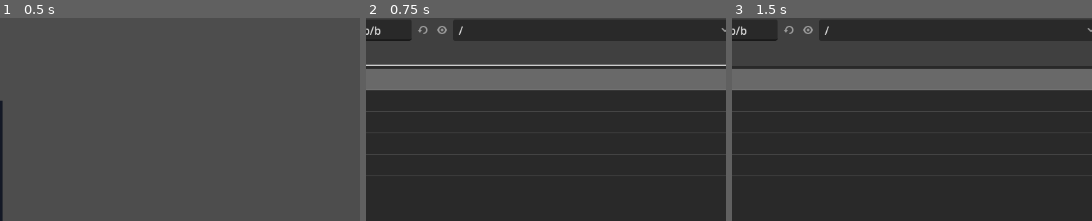
Above: before the commit, frames 1-3 (left to right).
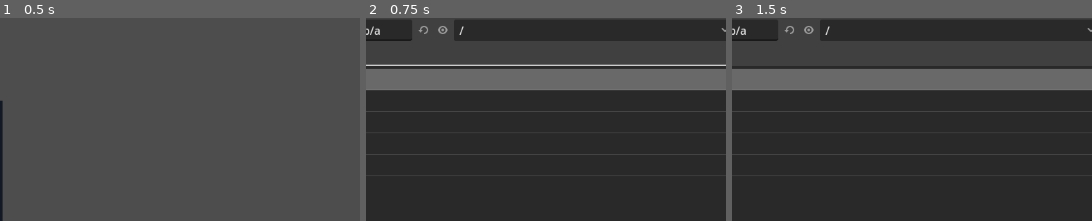
Above: after the commit, the same moments.

Repository: Ambiguous-Interactive/fortress-rollback-godot
Game: Godot game, scene res://examples/online/replay.tscn
Two runs of this game, one before a commit and one after it. Both use one fixed random seed, a clock stepped at 60 frames per second and the inputs below. The project has no main scene, so this scene is started directly.
Inputs (mouse positions are % of the whole screen's width and height, from its top left):
- Up to frame 1 (0.5 s): no input
- Up to frame 2 (0.75 s): click "Open replay" at 0.5 s
- Up to frame 3 (1.5 s): click (38, 85) at 1.27 s; type "12" at 1.35 s
The pictures show only the part of the screen within x 47-97%, y 10-60%; the shares and areas given below are measured in that part.

Frame 1 is identical in both runs. In frame 2, 0.2% of the frame differs, in the area x 2-28%, y 3-9%; in frame 3, 0.2%.

Commit message:
Validate the selected replay boundary before pausing
Replay checks a state before applying that frame's input. Seeking or canceling could stop just before checking the selected saved boundary. Compare that boundary through the game's existing canonical checksum and latch failures. Cover zero, exact corrupt targets, cancellation, restart and the final boundary.

Diff:
--- a/examples/online/replay_viewer.gd
+++ b/examples/online/replay_viewer.gd
@@ -8,12 +8,14 @@
 const MAX_BYTES: int = 1048576
 const MAX_FRAMES: int = 36000
 const SEEK_FRAMES_PER_TICK: int = 120
+const COMPLETE_MESSAGE: String = "Replay complete. All available recorded checksums matched."
 const GAME_VERSION: String = "fortress-online-integer-v1"
 
 var game: Simulation = Simulation.new()
 var message: String = "Open a fortress-online.frrp recording."
 var is_playing: bool = false
 var _seek_target: int = -1
+var _seek_failed: bool = false
 var _recording: Replay
 var _player: Player = Player.new()
 
@@ -52,6 +54,7 @@
 	if _recording == null:
 		return
 	_seek_target = -1
+	_seek_failed = false
 	game = Simulation.new()
 	_player = Player.new()
 	var code: int = _player.configure(_recording, game, Simulation.SNAPSHOT_BYTES)
@@ -76,9 +79,7 @@
 			if _player.failure_frame() >= 0:
 				_seek_target = -1
 			elif current_frame() == _seek_target:
-				_seek_target = -1
-				if not _player.is_complete():
-					message = "Paused."
+				_finish_seek()
 	elif is_playing:
 		step()
 
@@ -98,7 +99,7 @@
 		message = "Replay stopped at frame %d (code %d)." % [_player.failure_frame(), code]
 	elif _player.is_complete():
 		is_playing = false
-		message = "Replay complete. All available recorded checksums matched."
+		message = COMPLETE_MESSAGE
 
 
 func frame_count() -> int:
@@ -111,7 +112,7 @@
 
 ## Whether another recorded frame can advance, including while paused.
 func can_step() -> bool:
-	return _recording != null and not _player.is_complete() and _player.failure_frame() < 0
+	return _recording != null and not _seek_failed and not _player.is_complete() and _player.failure_frame() < 0
 
 
 ## Navigate by replaying every intervening input and checksum, at a bounded rate per tick.
@@ -119,11 +120,14 @@
 func seek(frame: int) -> bool:
 	if _recording == null or frame < 0 or frame > frame_count():
 		return false
-	if frame < current_frame() or _player.failure_frame() >= 0:
+	if frame < current_frame() or _seek_failed or _player.failure_frame() >= 0:
 		restart()
 	is_playing = false
 	_seek_target = frame if frame != current_frame() else -1
-	message = "Seeking to frame %d; checksums are validated." % frame if is_seeking() else "Paused."
+	if is_seeking():
+		message = "Seeking to frame %d; checksums are validated." % frame
+	else:
+		_finish_seek()
 	return true
 
 
@@ -133,5 +137,15 @@
 
 func cancel_seek() -> void:
 	if is_seeking():
-		_seek_target = -1
-		message = "Paused."
+		_finish_seek()
+
+
+func _finish_seek() -> void:
+	_seek_target = -1
+	is_playing = false
+	var expected: PackedByteArray = _recording.checksum(current_frame())
+	if not expected.is_empty() and Simulation.checksum(game.canonical_bytes()) != expected:
+		_seek_failed = true
+		message = "Replay stopped at frame %d (code %d)." % [current_frame(), Types.Code.DESYNC]
+	else:
+		message = COMPLETE_MESSAGE if _player.is_complete() else "Paused."
--- a/tests/unit/test_replay_viewer.gd
+++ b/tests/unit/test_replay_viewer.gd
@@ -11,11 +11,13 @@
 
 
 func cases() -> PackedStringArray:
-	return PackedStringArray(["controls", "rejects_incompatible", "stops_at_divergence", "scene_controls", "navigation"])
+	return PackedStringArray(["controls", "rejects_incompatible", "stops_at_divergence", "scene_controls", "navigation", "navigation_boundaries"])
 
 
 func run_case(name: String, context: RefCounted) -> void:
 	match name:
+		"navigation_boundaries":
+			_navigation_boundaries(context)
 		"navigation":
 			_navigation(context)
 		"scene_controls":
@@ -244,3 +246,39 @@
 	context.equal(node.viewer.message, "Paused.", "cancel updates visible message")
 	node._exit_tree()
 	node.free()
+
+
+func _navigation_boundaries(context: RefCounted) -> void:
+	for boundary: int in [0, 8, 120]:
+		var replay: Replay = recording(300)
+		if boundary == 0:
+			replay._checksums[0] ^= 1
+		else:
+			replay._inputs[2 * (boundary - 1)] = 1
+		var viewer: Viewer = Viewer.new()
+		context.equal(viewer.open_bytes(replay.to_bytes()), true, "shape-correct corruption loads")
+		viewer.seek(299 if boundary == 120 else boundary)
+		viewer.tick()
+		if boundary == 120:
+			viewer.cancel_seek()
+		context.equal(viewer.current_frame(), boundary, "navigation stops at selected boundary")
+		context.equal(viewer.can_step(), false, "selected saved boundary checksum must match")
+		context.equal(viewer.message.contains("stopped at frame %d" % boundary), true, "boundary mismatch visible")
+		context.equal([viewer.is_playing, viewer.is_seeking()], [false, false], "boundary failure stops all work")
+		var message: String = viewer.message
+		viewer.cancel_seek()
+		context.equal(viewer.message, message, "cancel cannot erase failure")
+		context.equal(viewer.seek(-1), false, "invalid seek rejected after failure")
+		context.equal(viewer.open_bytes(PackedByteArray([0])), false, "invalid import rejected after failure")
+		context.equal(viewer.can_step(), false, "invalid operations preserve failure latch")
+		viewer.restart()
+		context.equal(viewer.can_step(), true, "restart clears navigation failure latch")
+		if boundary > 0:
+			viewer.seek(0)
+			context.equal(viewer.can_step(), true, "earlier healthy boundary remains inspectable")
+	var viewer: Viewer = Viewer.new()
+	viewer.open_bytes(recording(1).to_bytes())
+	viewer.seek(1)
+	viewer.tick()
+	viewer.seek(1)
+	context.equal(viewer.message.begins_with("Replay complete."), true, "same final target preserves completion")
Not shown, changed: .llm/retrospectives/2026-10-18-candidate-and-file-viewers.md
Not shown, changed: .llm/skills/testing/references/browser-integration.md
Not shown, changed: scripts/reference/ownership_probes.py
